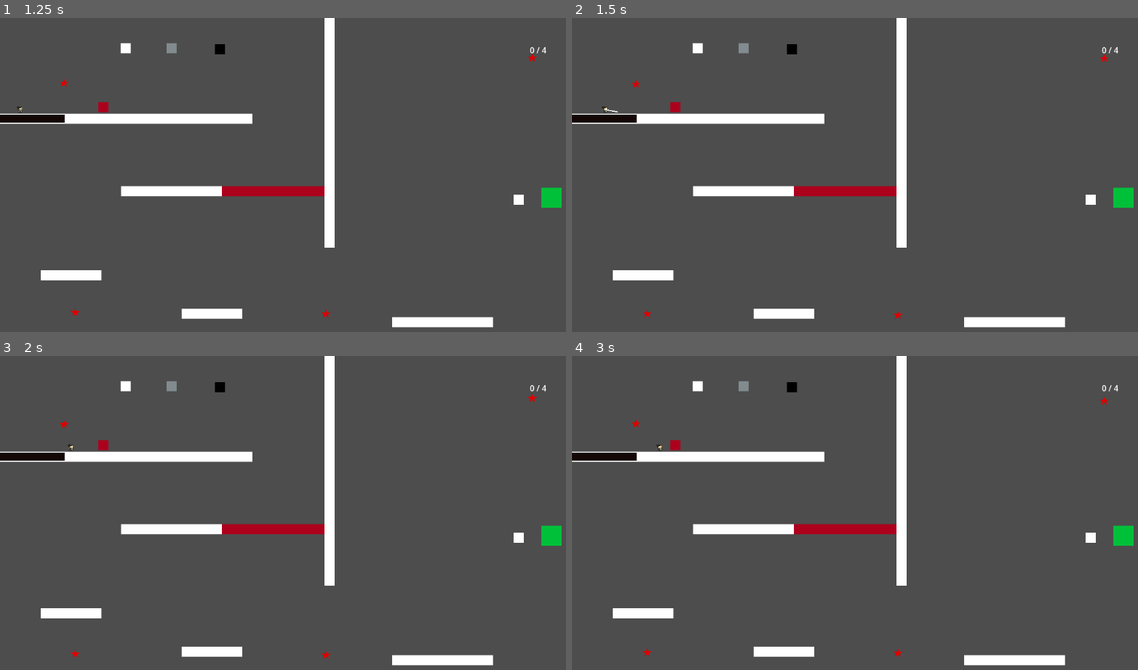
Above: before the commit, frames 1-4 (two rows, left to right).
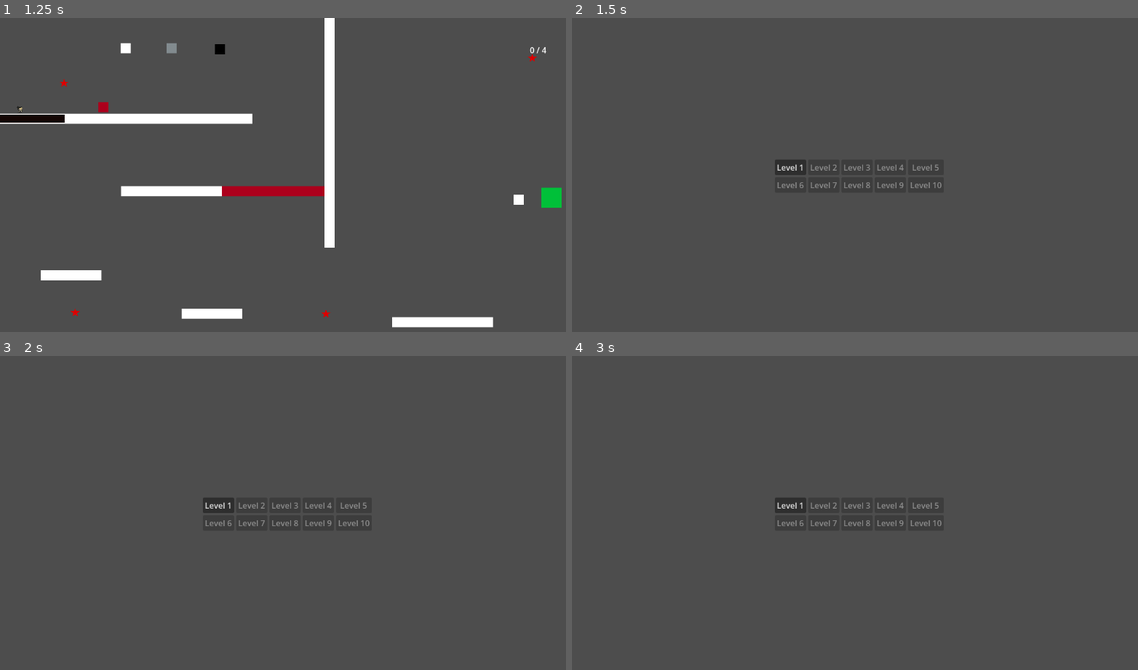
Above: after the commit, the same moments.

Repository: aiko7/grapple_game
Game: Godot game, scene res://level_select.tscn
The game is run twice, just before and just after one commit, with the same random seed, the same clock (stepped at 60 frames per second) and the same inputs.
Inputs (mouse positions are in pixels of both pictures, inside the frame that each line leads up to):
- Up to frame 1 (1.25 s): click "Level 1" at 0.5 s
- Up to frame 2 (1.5 s): move the mouse to (990, 165) at 1.27 s; hold D (ui_right) from 1.28 s (still down); tap L (open_level_selector, bound only after the commit) at 1.35 s; click (990, 165) at 1.42 s
- Up to frame 3 (2 s): keep holding D (ui_right); tap W (ui_up) at 1.52 s
- Up to frame 4 (3 s): release D (ui_right) at 2 s; click (792, 506) at 2 s, where only the run after the commit has a clickable "Level 1"; move the mouse to (747, 534) at 2.77 s; hold D (ui_right) from 2.78 s (still down); tap L (open_level_selector, bound only after the commit) at 2.85 s

Frame 1 is identical in both runs. In frame 2, 6.5% of the frame differs, in the area x 0-100%, y 0-99%; in frame 3, 6.5%; in frame 4, 6.5%.

Commit message:
Add settings and pause menu

Diff:
--- /dev/null
+++ b/GameManager.tscn
@@ -0,0 +1,7 @@
+[gd_scene load_steps=2 format=3 uid="uid://dloxqyne3ko1w"]
+
+[ext_resource type="Script" uid="uid://b2lr7apa1vrw5" path="res://scripts/GameManager.gd" id="1_p13vs"]
+
+[node name="GameManager" type="Node2D"]
+process_mode = 3
+script = ExtResource("1_p13vs")
--- /dev/null
+++ b/PauseMenu.tscn
@@ -0,0 +1,38 @@
+[gd_scene load_steps=2 format=3 uid="uid://dkk2cilj1ivi3"]
+
+[ext_resource type="Script" uid="uid://b7iapth3xih8j" path="res://pause_menu.gd" id="1_nov15"]
+
+[node name="PauseMenu" type="CanvasLayer"]
+script = ExtResource("1_nov15")
+
+[node name="Panel" type="Panel" parent="."]
+clip_contents = true
+offset_right = 320.0
+offset_bottom = 320.0
+
+[node name="ResumeButton" type="Button" parent="Panel"]
+layout_mode = 0
+offset_right = 8.0
+offset_bottom = 8.0
+text = "Resume "
+
+[node name="SettingsButton" type="Button" parent="Panel"]
+layout_mode = 0
+offset_top = 40.0
+offset_right = 70.0
+offset_bottom = 71.0
+text = "Settings"
+
+[node name="LevelSelectorButton" type="Button" parent="Panel"]
+layout_mode = 0
+offset_top = 80.0
+offset_right = 115.0
+offset_bottom = 111.0
+text = "Level Selector"
+
+[node name="QuitButton" type="Button" parent="Panel"]
+layout_mode = 0
+offset_top = 120.0
+offset_right = 42.0
+offset_bottom = 151.0
+text = "Quit"
--- /dev/null
+++ b/pause_menu.gd
@@ -0,0 +1,32 @@
+extends CanvasLayer
+
+@onready var resume_button = $Panel/ResumeButton
+@onready var settings_button = $Panel/SettingsButton
+@onready var level_selector_button = $Panel/LevelSelectorButton
+@onready var quit_button = $Panel/QuitButton
+func _ready():
+	resume_button.pressed.connect(_on_resume_pressed)
+	settings_button.pressed.connect(_on_settings_pressed)
+	level_selector_button.pressed.connect(_on_level_selector_pressed)
+	quit_button.pressed.connect(_on_quit_pressed)
+
+func _on_resume_pressed():
+	get_tree().paused = false
+	visible = false
+
+func _on_settings_pressed():
+	# Option A: change scene
+	# get_tree().change_scene_to_file("res://scenes/SettingsMenu.tscn")
+	#
+	# Option B: show a hidden settings menu already in scene
+	get_tree().change_scene_to_file("res://settingsmenu.tscn")
+	_on_resume_pressed()
+
+
+func _on_level_selector_pressed():
+	# Same idea: either load scene or show overlay
+	get_tree().change_scene_to_file("res://level_select.tscn")
+	_on_resume_pressed()
+
+func _on_quit_pressed():
+	get_tree().quit()
--- a/pause_menu.tscn
+++ /dev/null
@@ -1,12 +0,0 @@
-[gd_scene format=3 uid="uid://crnhk206qrmi7"]
-
-[node name="PauseMenu" type="Node2D"]
-
-[node name="VBoxContainer" type="VBoxContainer" parent="."]
-offset_right = 40.0
-offset_bottom = 40.0
-
-[node name="ColorRect" type="ColorRect" parent="."]
-offset_right = 40.0
-offset_bottom = 40.0
-color = Color(0, 0, 0, 0.7)
--- a/project.godot
+++ b/project.godot
@@ -18,7 +18,7 @@
 [autoload]
 
 ProgressManager="*res://scripts/progress_manager.gd"
-GameManager="*res://scripts/GameManager.gd"
+GameManager="*res://GameManager.tscn"
 
 [global_group]
 
@@ -56,6 +56,16 @@
 , Object(InputEventJoypadMotion,"resource_local_to_scene":false,"resource_name":"","device":0,"axis":1,"axis_value":1.0,"script":null)
 ]
 }
+open_level_selector={
+"deadzone": 0.2,
+"events": [Object(InputEventKey,"resource_local_to_scene":false,"resource_name":"","device":0,"window_id":0,"alt_pressed":false,"shift_pressed":false,"ctrl_pressed":false,"meta_pressed":false,"pressed":false,"keycode":0,"physical_keycode":76,"key_label":0,"unicode":0,"location":0,"echo":false,"script":null)
+]
+}
+open_pause_menu={
+"deadzone": 0.2,
+"events": [Object(InputEventKey,"resource_local_to_scene":false,"resource_name":"","device":-1,"window_id":0,"alt_pressed":false,"shift_pressed":false,"ctrl_pressed":false,"meta_pressed":false,"pressed":false,"keycode":0,"physical_keycode":4194305,"key_label":0,"unicode":0,"location":0,"echo":false,"script":null)
+]
+}
 
 [layer_names]
 
--- a/scripts/GameManager.gd
+++ b/scripts/GameManager.gd
@@ -3,6 +3,14 @@
 var stars_collected = 0
 var total_stars_in_level = 0
 var ui_manager: UIManager
+
+var pause_menu_scene = preload("res://PauseMenu.tscn")
+var pause_menu
+
+func _ready():
+	pause_menu = pause_menu_scene.instantiate()
+	add_child(pause_menu)
+	pause_menu.hide()
 
 func start_level():
 	if not ui_manager:
@@ -31,3 +39,16 @@
 
 	total_stars_in_level = get_tree().get_nodes_in_group("Star").size()
 	print("Total stars in level: ", total_stars_in_level)
+
+func _process(delta):
+	if Input.is_action_just_pressed("open_level_selector"):
+		get_tree().change_scene_to_file("res://level_select.tscn")
+
+	if Input.is_action_just_pressed("open_pause_menu"):
+
+		if get_tree().paused:
+			get_tree().paused = false
+			pause_menu.hide()
+		else:
+			get_tree().paused = true
+			pause_menu.show()
--- a/scripts/progress_manager.gd
+++ b/scripts/progress_manager.gd
@@ -3,9 +3,9 @@
 var unlocked_levels: Array[bool] = []
 const SAVE_FILE = "user://progress.dat"
 
+
 func _ready():
 	load_progress()
-
 
 func _exit_tree():
 	save_progress()
--- /dev/null
+++ b/settingsmenu.gd
@@ -0,0 +1,24 @@
+extends CanvasLayer
+
+@onready var master_slider = $Panel/MasterVolumeSlider
+@onready var music_slider = $Panel/MusicVolumeSlider
+@onready var back_button = $Panel/BackButton
+
+func _ready():
+	master_slider.value = AudioServer.get_bus_volume_db(AudioServer.get_bus_index("Master"))
+	music_slider.value = AudioServer.get_bus_volume_db(AudioServer.get_bus_index("Music"))
+
+	master_slider.value_changed.connect(_on_master_volume_changed)
+	music_slider.value_changed.connect(_on_music_volume_changed)
+	back_button.pressed.connect(_on_back_pressed)
+
+func _on_master_volume_changed(value):
+	AudioServer.set_bus_volume_db(AudioServer.get_bus_index("Master"), value)
+
+func _on_music_volume_changed(value):
+	AudioServer.set_bus_volume_db(AudioServer.get_bus_index("Music"), value)
+
+
+func _on_back_pressed():
+	hide()
+	# Show pause menu again
--- /dev/null
+++ b/settingsmenu.tscn
@@ -0,0 +1,29 @@
+[gd_scene load_steps=2 format=3 uid="uid://djxcmhfmc6klh"]
+
+[ext_resource type="Script" uid="uid://cnb7qnlpljrot" path="res://settingsmenu.gd" id="1_3pscl"]
+
+[node name="settingsmenu" type="CanvasLayer"]
+script = ExtResource("1_3pscl")
+
+[node name="Panel" type="Panel" parent="."]
+offset_right = 40.0
+offset_bottom = 40.0
+metadata/_edit_use_anchors_ = true
+
+[node name="MasterVolumeSlider" type="HSlider" parent="Panel"]
+layout_mode = 0
+offset_right = 8.0
+offset_bottom = 16.0
+metadata/_edit_use_anchors_ = true
+
+[node name="MusicVolumeSlider" type="HSlider" parent="Panel"]
+layout_mode = 0
+offset_right = 8.0
+offset_bottom = 16.0
+metadata/_edit_use_anchors_ = true
+
+[node name="BackButton" type="Button" parent="Panel"]
+layout_mode = 0
+offset_right = 8.0
+offset_bottom = 8.0
+metadata/_edit_use_anchors_ = true
Not shown, added: pause_menu.gd.uid
Not shown, added: settingsmenu.gd.uid
